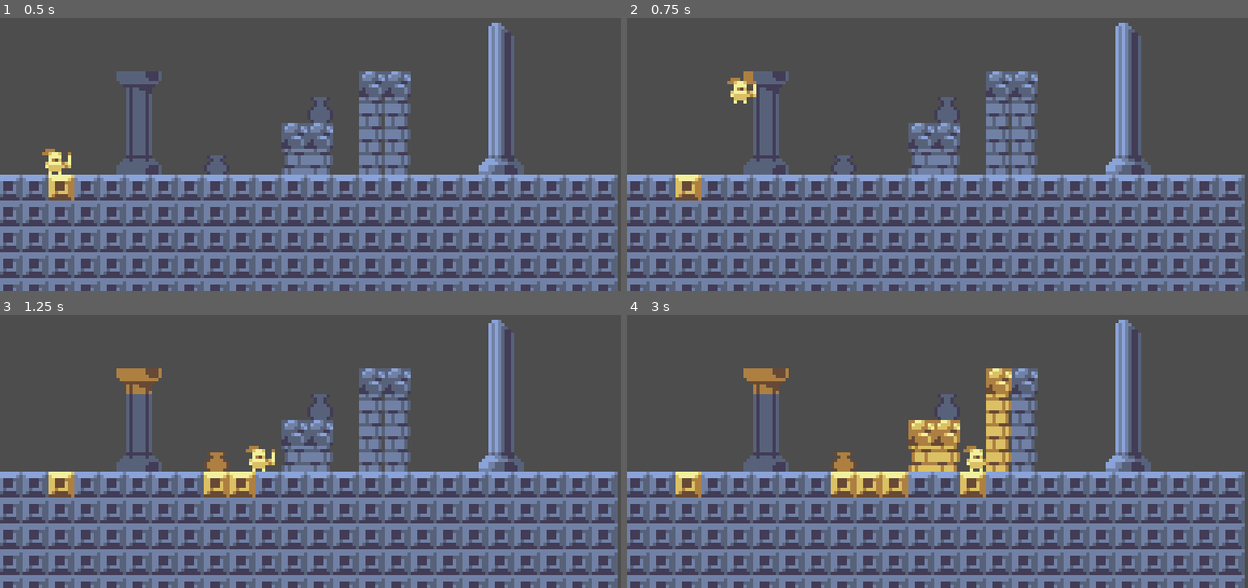
Above: before the commit, frames 1-4 (two rows, left to right).
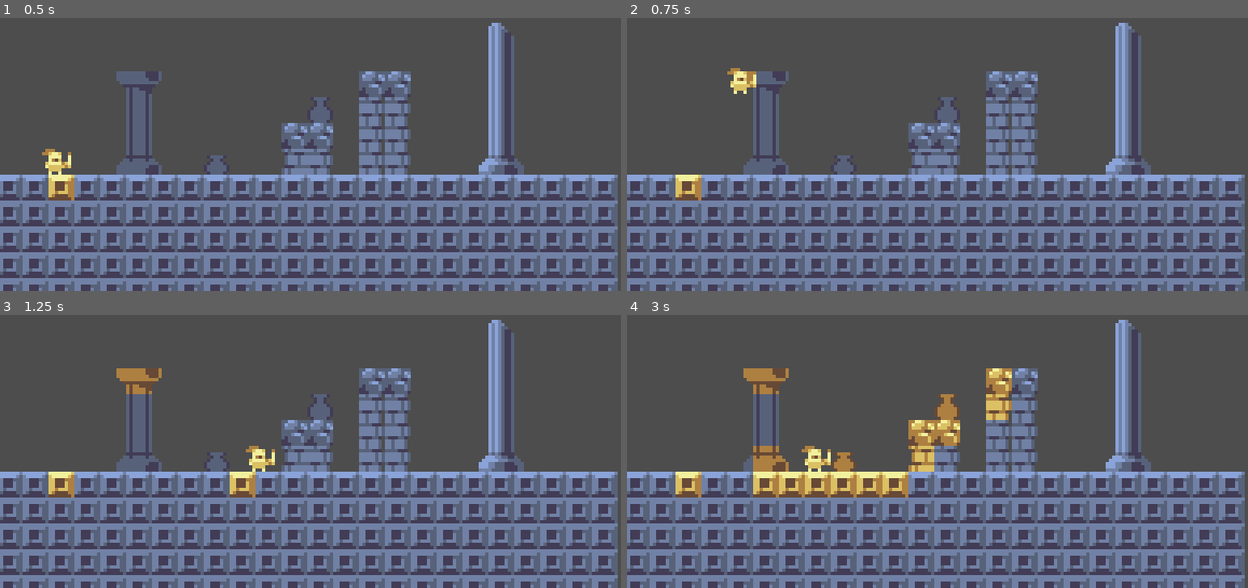
Above: after the commit, the same moments.

Repository: tygutowski/touch-of-gold
Game: Godot game, scene res://Level1.tscn
The game is run twice, just before and just after one commit, with the same random seed, the same clock (stepped at 60 frames per second) and the same inputs.
Inputs:
- Up to frame 1 (0.5 s): no input
- Up to frame 2 (0.75 s): tap Enter (ui_accept) at 0.5 s; hold Right (ui_right) from 0.53 s (still down)
- Up to frame 3 (1.25 s): keep holding Right (ui_right); tap Enter (ui_accept) at 0.77 s
- Up to frame 4 (3 s): tap Enter (ui_accept) at 1.52 s; release Right (ui_right) at 2.03 s; hold Left (ui_left) 2.03-2.78 s; hold Right (ui_right) from 2.78 s (still down)

Frame 1 is identical in both runs. In frame 2, 0.4% of the frame differs, in the area x 16-21%, y 18-32%; in frame 3, 0.6%; in frame 4, 3.9%, in the area x 20-62%, y 28-67%.

Commit message:
fixed jump height

Diff:
--- a/Midas.gd
+++ b/Midas.gd
@@ -2,7 +2,7 @@
 
 @onready var tilemap = get_node("../TileMap")
 const SPEED = 90.0
-const JUMP_VELOCITY = -150.0
+const JUMP_VELOCITY = -160.0
 
 # Get the gravity from the project settings to be synced with RigidBody nodes.
 var gravity = 500
